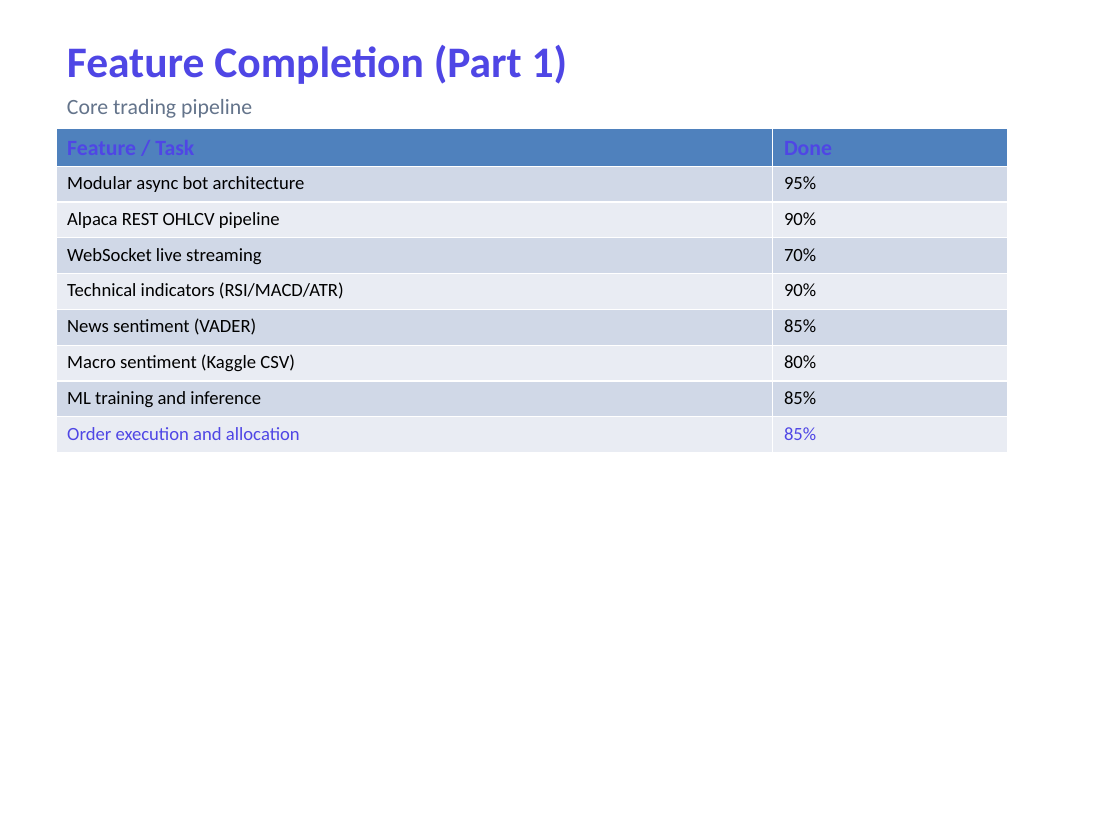
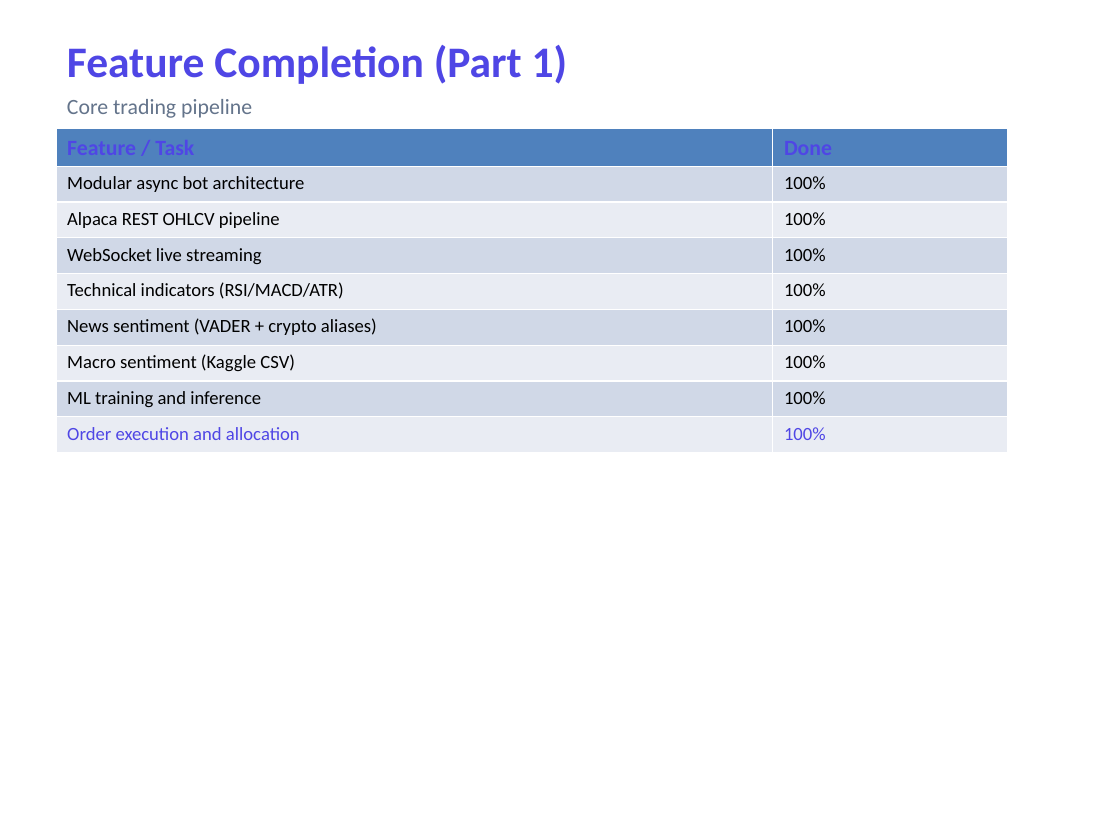
Before and after one commit to MarioH88/aiautobottrader, a slide deck: slide 4 of docs/AI_AutoBot_Trader_Progress_Report_v2.pptx. Drawn at 1120x840 pixels with LibreOffice and Linux fonts; fonts in the diff are those of the drawing. Boxes give left, top, right and bottom in pixels: in the first picture for what was removed or moved away, otherwise in the second. Text is boxed around its words. In the diff, an @@ line names an element or a change of style, - is before the commit and + after.

Commit message:
Complete crypto, scheduler, broker stops, and deployment tooling.
Bring the bot to full feature coverage with stock/crypto data, trading windows, alpaca-py dashboard, Docker deploy, docs, and tests while keeping secrets out of git.

```diff
--- a/docs/AI_AutoBot_Trader_Progress_Report_v2.pptx
+++ b/docs/AI_AutoBot_Trader_Progress_Report_v2.pptx
@@ table at (56, 129, 1008, 451) @@
-row 2, column 2: 95%
+row 2, column 2: 100%
-row 3, column 2: 90%
+row 3, column 2: 100%
-row 4, column 2: 70%
+row 4, column 2: 100%
-row 5, column 2: 90%
+row 5, column 2: 100%
-row 6, column 1: News sentiment (VADER)
+row 6, column 1: News sentiment (VADER + crypto aliases)
-row 6, column 2: 85%
+row 6, column 2: 100%
-row 7, column 2: 80%
+row 7, column 2: 100%
-row 8, column 2: 85%
+row 8, column 2: 100%
-row 9, column 2: 85%
+row 9, column 2: 100%
```
Also in this commit, not shown: 7 other slides changed, 1 slide added, 31 other files.
